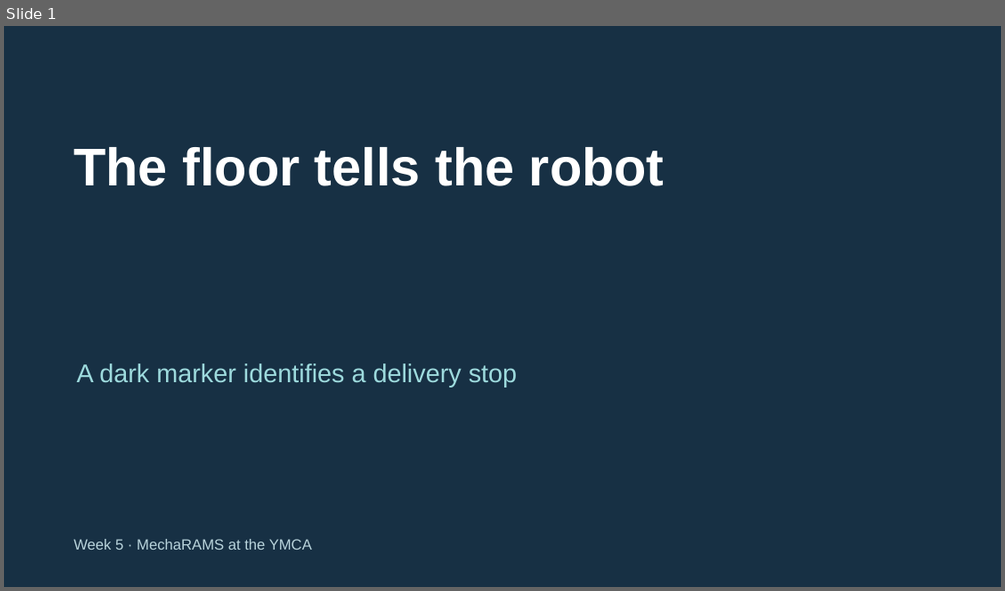
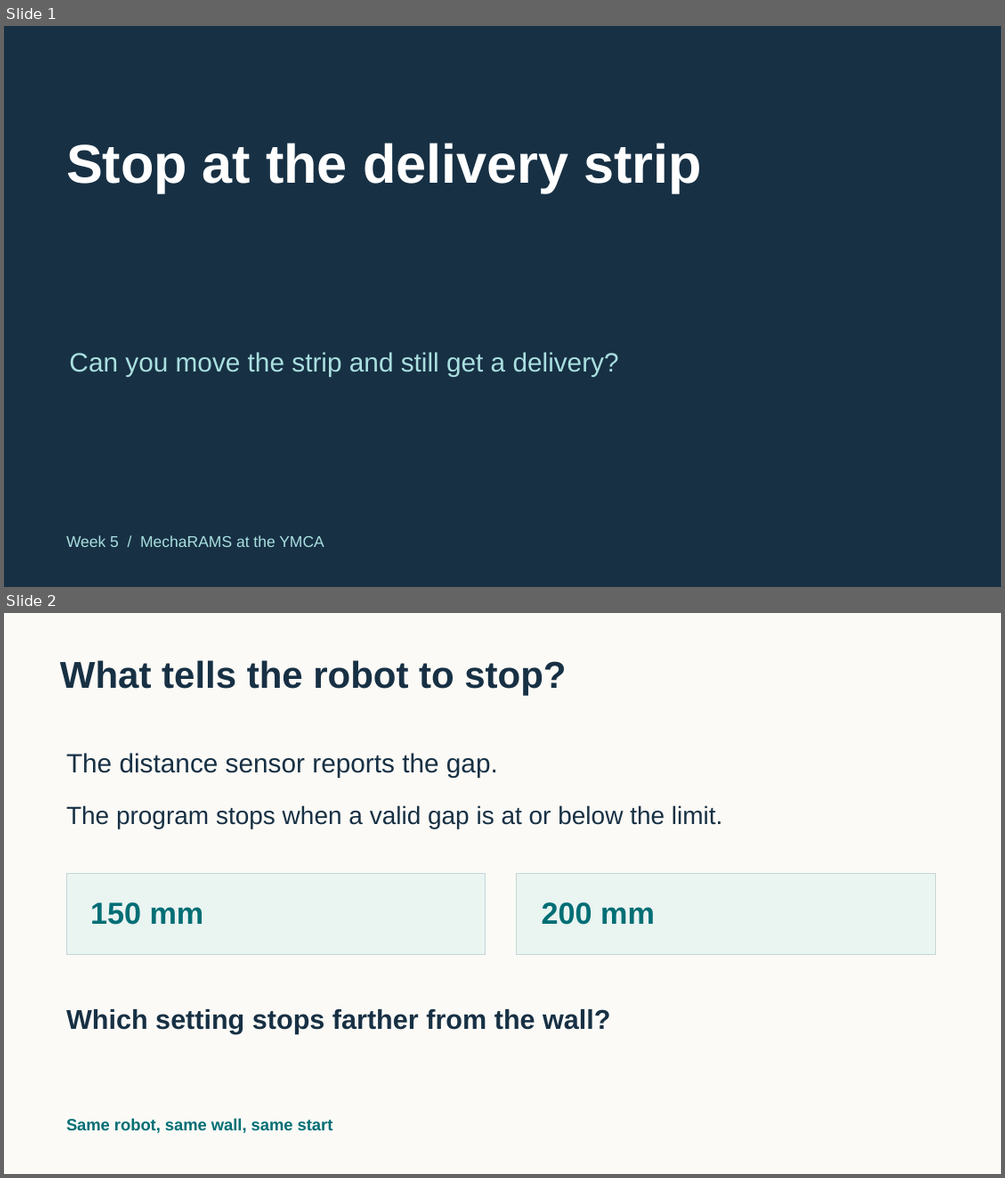
Before and after one commit to FRC999/YMCA-SPIKE-education, a slide deck: 03_Presentations/W05_marker.pptx. Shown one above the other, each under a label of ours: slide 1 before the commit, slides 1 and 2 after it. The pictures are 1005x591 and 1005x1178 pixels, drawn with LibreOffice and Linux fonts; fonts in the diff are those of the drawing. Boxes give left, top, right and bottom in pixels: in the first picture for what was removed or moved away, otherwise in the second. Text is boxed around its words. In the diff, an @@ line names an element or a change of style, - is before the commit and + after.

Commit message:
Update mentor decks for the Week 4 and 5 printable fields

```diff
--- a/03_Presentations/W05_marker.pptx
+++ b/03_Presentations/W05_marker.pptx
@@ slide 2 added at [4,613,1001,1174], background #FBFAF6 @@
@@ text added at [60,660,566,695], 36 pt, text #173044, bold @@
+What tells the robot to stop?
@@ text added at [66,753,498,777], 25.5 pt, text #173044 @@
+The distance sensor reports the gap.
@@ text added at [66,805,723,828], 24 pt, text #173044 @@
+The program stops when a valid gap is at or below the limit.
@@ rectangle added at [66,873,485,954], fill #EAF4F1, outline #C4D6D7 0.75 pt @@
@@ rectangle added at [517,873,935,954], fill #EAF4F1, outline #C4D6D7 0.75 pt @@
@@ text added at [90,902,204,925], 29.2 pt, text #006E75, bold @@
+150 mm
@@ text added at [542,902,655,925], 29.2 pt, text #006E75, bold @@
+200 mm
@@ text added at [66,1009,610,1034], 26.2 pt, text #173044, bold @@
+Which setting stops farther from the wall?
@@ text added at [66,1118,333,1133], 15.8 pt, text #006E75, bold @@
+Same robot, same wall, same start
@@ slide 1 changed as well @@
@@ text at [66,143,702,192]: text changed; size 51 to 52.5 pt @@
-The floor tells the robot
+Stop at the delivery strip
@@ text at [69,352,619,377]: text changed; size 24.8 to 25.5 pt; text colour #9DDADD to #A9DFDF @@
-A dark marker identifies a delivery stop
+Can you move the strip and still get a delivery?
@@ text at [66,535,324,547]: text changed; size 14.2 to 15 pt; text colour #B9D4DC to #A9DFDF @@
-Week 5 · MechaRAMS at the YMCA
+Week 5 / MechaRAMS at the YMCA
```
Also in this commit, not shown: 4 other slides added, 5 slides removed, 17 other files.
